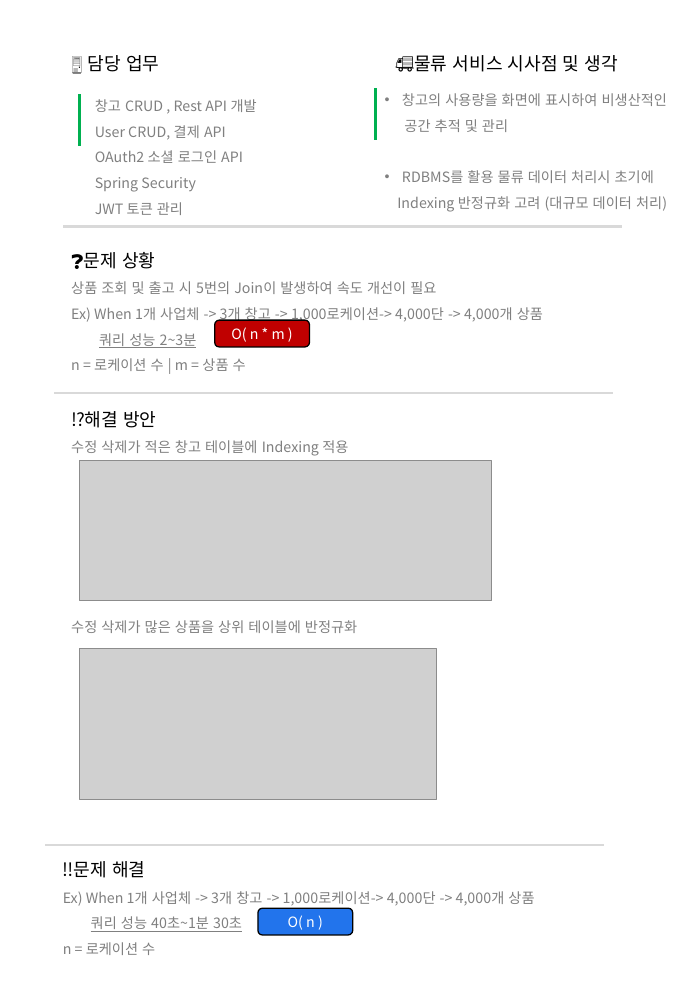
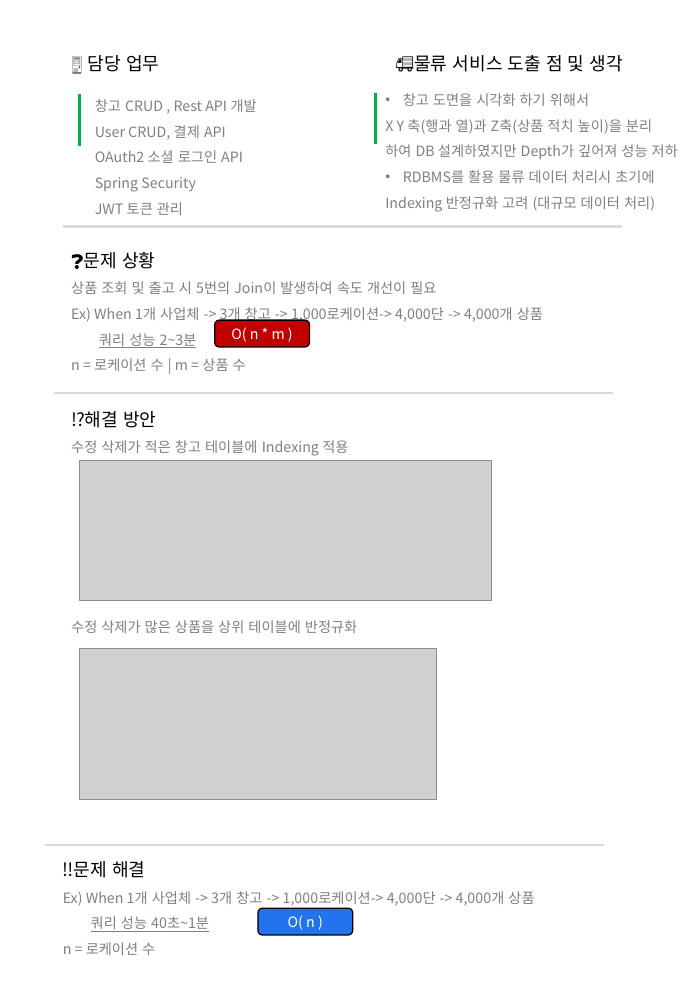
Before and after one commit to yuseok01/itgorae, a slide deck: slide 6 of ppt/241124 포트폴리오_김유석.pptx. Drawn at 698x1008 pixels with LibreOffice and Linux fonts; fonts in the diff are those of the drawing; grey boxes stand for pictures. Boxes give left, top, right and bottom in pixels: in the first picture for what was removed or moved away, otherwise in the second. Text is boxed around its words. In the diff, an @@ line names an element or a change of style, - is before the commit and + after.

```diff
--- a/ppt/241124 포트폴리오_김유석.pptx
+++ b/ppt/241124 포트폴리오_김유석.pptx
@@ text at box(414, 55, 623, 72): text changed @@
-🚚물류 서비스 시사점 및 생각
+🚚물류 서비스 도출 점 및 생각
@@ line moved from (375, 88) - (375, 140) to (375, 93) - (375, 144) @@
@@ text at box(385, 93, 678, 159): text changed @@
-• 창고의 사용량을 화면에 표시하여 비생산적인
-공간 추적 및 관리
+• 창고 도면을 시각화 하기 위해서
+X Y 축(행과 열)과 Z축(상품 적치 높이)을 분리
+하여 DB 설계하였지만 Depth가 깊어져 성능 저하
@@ text at box(91, 916, 209, 932): text changed @@
-쿼리 성능 40초~1분 30초
+쿼리 성능 40초~1분
```
Also in this commit, not shown: 8 other slides changed, 5 other files.
